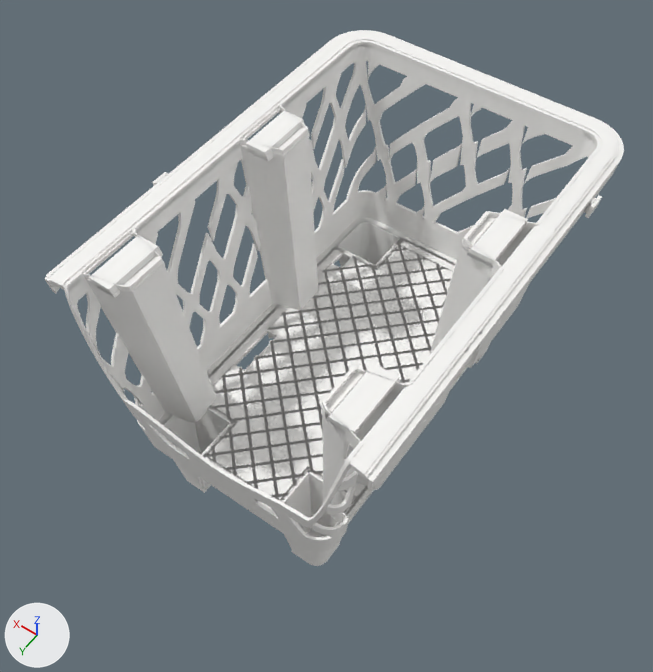
One commit to the glTF model design/modula/out/modula-P.glb: the scene before it, then after it.
One viewpoint serves both versions: a 50 mm lens placed at (-0.186, 0.28, 0.505), pointed at (0.006, 0.012, 0.085). Every picture has the same lights, and +X, +Y and +Z are marked at lower left. The first picture is the older version. Vertices at exactly the same position are counted once.

Objects in the first picture: 'MODULA P'.
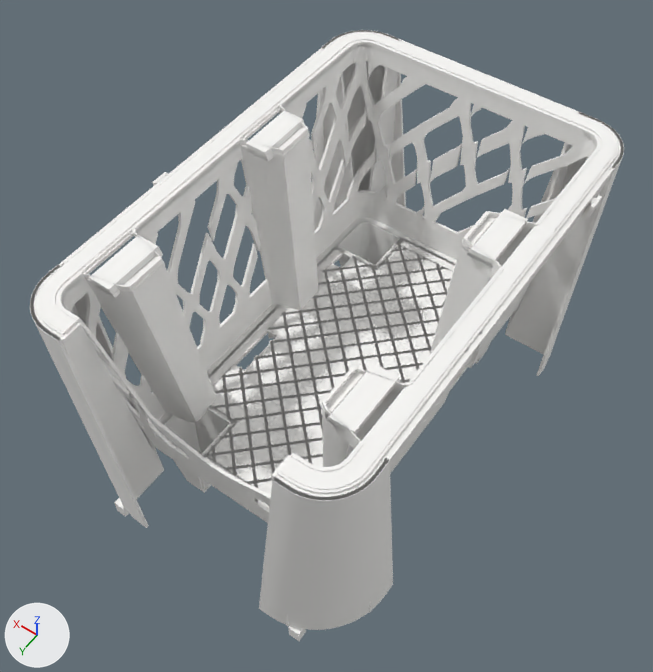
What changed in the scene script:
```text
Change me_modula_p:
    used by ob_modula_p; location = (0.0, 0.0, 0.0)
    remove me_modula_p.from_pydata(...)  # 15484 vertices, 31170 faces; spans x -0.1..0.1, y -0.144..0.123, z 0.0..0.179
    add me_modula_p.from_pydata(...)  # 16475 vertices, 33004 faces; spans x -0.1..0.1, y -0.145..0.145, z 0.0..0.179
    me_modula_p part 1: a new loose piece, a box spanning x 0.0625..0.0695, y 0.1366..0.1436, z 0.0..0.0105, in mat_pp (white #faf9f6)
    me_modula_p part 2: a new loose piece, a box spanning x -0.0695..-0.0625, y 0.1366..0.1436, z 0.0..0.0105, in mat_pp (white #faf9f6)
    me_modula_p part 3: 150 vertices moved from x -0.093..0.096, y 0.115..0.123, z 0.078..0.178 to x -0.093..0.095, y 0.117..0.127, z 0.078..0.179; 227 vertices removed from x -0.096..0.096, y 0.105..0.123, z 0.076..0.177; 1138 vertices added at x -0.096..0.096, y 0.089..0.145, z 0.01..0.179
    me_modula_p part 4: 160 vertices removed from x -0.096..0.096, y -0.144..-0.11, z 0.167..0.177; 208 vertices added at x -0.096..0.096, y -0.145..-0.089, z 0.01..0.178
    other edits to the shape of me_modula_p do not show in these pictures
```

Location of each change, [x1, y1, x2, y2] in pixels of the pictures (653 x 672 px; the box of a moved part takes in the faces that stretch with it):
'MODULA P', reshaped (14% taller)
    before: [45, 30, 624, 566]
    after: [30, 30, 624, 641]
part 1 of me_modula_p, added
    after: [114, 498, 129, 517]
part 2 of me_modula_p, added
    after: [288, 626, 306, 641]
part 3 of me_modula_p, built on
    before: [45, 274, 389, 536]
    after: [30, 264, 393, 630]
part 4 of me_modula_p, moved or reshaped
    before: [608, 163, 619, 180]
    after: [312, 30, 624, 376]
